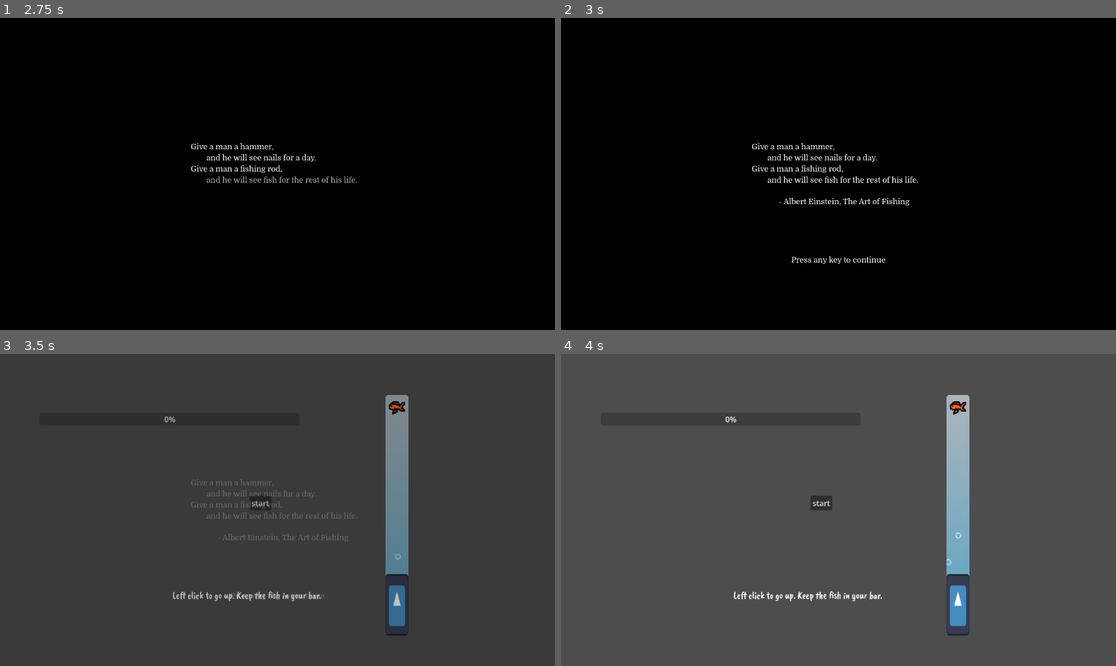
Above: before the commit, frames 1-4 (two rows, left to right).
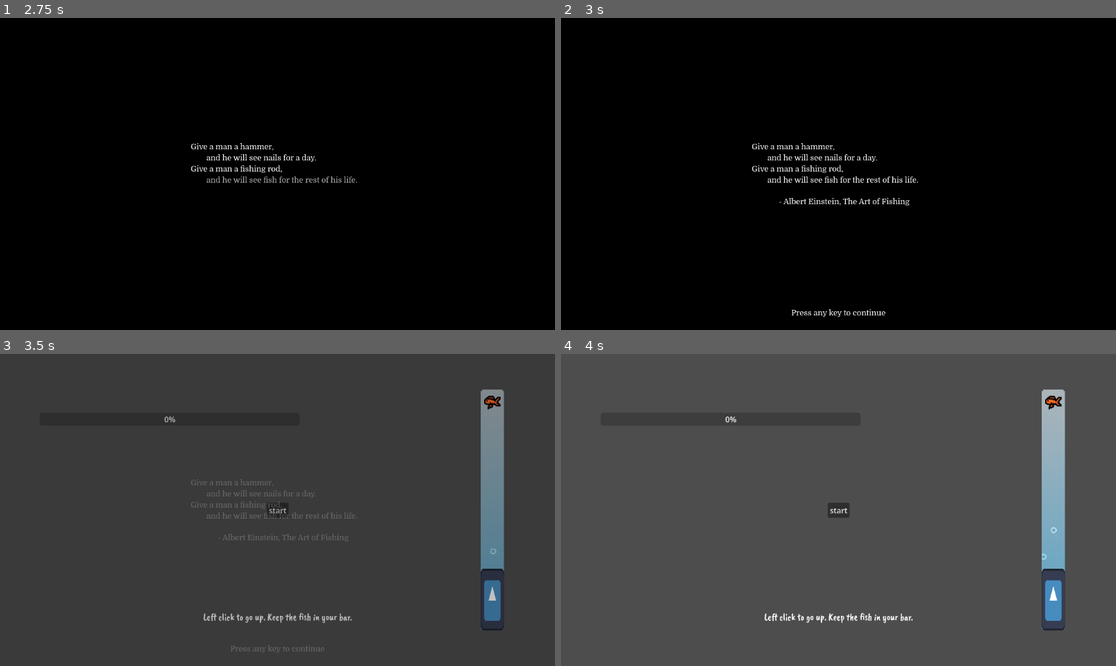
Above: after the commit, the same moments.

Repository: apia46/fish-game
Game: Godot game, scene res://game.tscn
The game is run twice, just before and just after one commit, with the same random seed, the same clock (stepped at 60 frames per second) and the same inputs. The engine's default icon, where the game draws it, is replaced by a stand-in: a white triangle on a blue panel in a dark square.
Inputs (mouse positions are in pixels of both pictures, inside the frame that each line leads up to):
- Up to frame 1 (2.75 s): click "start" at 0.5 s; click "start" at 1.25 s; click "start" at 2 s
- Up to frame 2 (3 s): tap Enter at 2.75 s; move the mouse to (960, 158) at 2.77 s; tap Space at 2.85 s; click (960, 158) at 2.92 s
- Up to frame 3 (3.5 s): tap Space at 3.02, 3.32 s
- Up to frame 4 (4 s): tap Enter at 3.5 s; move the mouse to (727, 525) at 3.52 s; tap Space at 3.6, 3.77 s; click (727, 525) at 3.67 s

Frame 1 is identical in both runs. In frame 2, 0.3% of the frame differs, in the area x 41-59%, y 76-96%; in frame 3, 6.4%; in frame 4, 6.7%, in the area x 31-91%, y 11-91%.

Commit message:
better tutorialing

Diff:
--- a/game.gd
+++ b/game.gd
@@ -4,6 +4,7 @@
 @onready var progress_bar:ProgressBar = %progressBar
 @onready var accuracy_label:Label = %accuracyLabel
 @onready var tutorial:Label = %tutorial
+@onready var win_text:Label = %winText
 
 func _ready() -> void:
 	%bar.player.position.y = %bar.size.y - %bar.player.half_height()
--- a/game.tscn
+++ b/game.tscn
@@ -16,11 +16,18 @@
 
 [node name="bar" parent="." unique_id=418979998 instance=ExtResource("1_80nbo")]
 unique_name_in_owner = true
-layout_mode = 0
-offset_left = 800.0
-offset_top = 85.0
-offset_right = 848.0
-offset_bottom = 585.0
+layout_mode = 1
+anchors_preset = 6
+anchor_left = 1.0
+anchor_top = 0.5
+anchor_right = 1.0
+anchor_bottom = 0.5
+offset_left = -154.0
+offset_top = -250.0
+offset_right = -106.0
+offset_bottom = 250.0
+grow_horizontal = 0
+grow_vertical = 2
 
 [node name="progressBar" type="ProgressBar" parent="." unique_id=384789264]
 unique_name_in_owner = true
@@ -42,35 +49,68 @@
 
 [node name="startButton" type="Button" parent="." unique_id=1953275521]
 unique_name_in_owner = true
-layout_mode = 0
-offset_left = 518.0
-offset_top = 294.0
-offset_right = 563.0
-offset_bottom = 325.0
+layout_mode = 1
+anchors_preset = 8
+anchor_left = 0.5
+anchor_top = 0.5
+anchor_right = 0.5
+anchor_bottom = 0.5
+offset_left = -22.5
+offset_top = -15.5
+offset_right = 22.5
+offset_bottom = 15.5
+grow_horizontal = 2
+grow_vertical = 2
 text = "start"
 
-[node name="Label" type="Label" parent="." unique_id=1968094454]
-layout_mode = 0
-offset_left = 358.0
-offset_top = 488.0
-offset_right = 697.0
-offset_bottom = 511.0
+[node name="winText" type="Label" parent="." unique_id=1411195240]
+unique_name_in_owner = true
+visible = false
+layout_mode = 1
+anchors_preset = 8
+anchor_left = 0.5
+anchor_top = 0.5
+anchor_right = 0.5
+anchor_bottom = 0.5
+offset_left = -29.0
+offset_top = 23.0
+offset_right = 30.0
+offset_bottom = 49.0
+grow_horizontal = 2
+grow_vertical = 2
+theme_override_fonts/font = ExtResource("3_feb5d")
+theme_override_font_sizes/font_size = 20
+text = "You win!"
+
+[node name="VBoxContainer" type="VBoxContainer" parent="." unique_id=106129315]
+layout_mode = 1
+anchors_preset = 7
+anchor_left = 0.5
+anchor_top = 1.0
+anchor_right = 0.5
+anchor_bottom = 1.0
+offset_left = -154.5
+offset_top = -122.0
+offset_right = 154.5
+offset_bottom = -82.0
+grow_horizontal = 2
+grow_vertical = 0
+alignment = 1
+
+[node name="Label" type="Label" parent="VBoxContainer" unique_id=1968094454]
+layout_mode = 2
 theme_override_fonts/font = ExtResource("3_feb5d")
 theme_override_font_sizes/font_size = 20
 text = "Left click to go up. Keep the fish in your bar."
 
-[node name="tutorial" type="Label" parent="." unique_id=1207708090]
+[node name="tutorial" type="Label" parent="VBoxContainer" unique_id=1207708090]
 unique_name_in_owner = true
 visible = false
-layout_mode = 0
-offset_left = 361.0
-offset_top = 527.0
-offset_right = 700.0
-offset_bottom = 553.0
+layout_mode = 2
 theme_override_fonts/font = ExtResource("3_feb5d")
 theme_override_font_sizes/font_size = 20
-text = "Press space to dash, reversing your momentum.
-Dashing also increases progress slightly."
+text = "The fish is about to dash in the opposite direction.
+Press space to reverse your momentum."
 
 [node name="intro" parent="." unique_id=638270773 instance=ExtResource("4_fc0e3")]
 visible = false
--- a/intro.tscn
+++ b/intro.tscn
@@ -70,10 +70,10 @@
 anchor_top = 1.0
 anchor_right = 0.5
 anchor_bottom = 1.0
-offset_left = -35.5
-offset_top = -155.0
-offset_right = 35.5
-offset_bottom = -132.0
+offset_left = -98.0
+offset_top = -45.0
+offset_right = 98.0
+offset_bottom = -22.0
 grow_horizontal = 2
 grow_vertical = 0
 theme_override_fonts/font = ExtResource("1_s2ta7")
--- a/player.gd
+++ b/player.gd
@@ -40,4 +40,5 @@
 		match event.keycode:
 			KEY_SPACE:
 				velocity.y *= -0.8 # dash attack
-				if bar.fish.collision in %collision.get_overlapping_areas(): bar.fish.bonus_progress += 0.2
+				if bar.fish is TutorialFish and bar.fish.dash_tutorialing: bar.fish.dash_tutorial_finish()
+				if bar.fish.collision in %collision.get_overlapping_areas(): bar.fish.progress += 0.005
--- a/scripts/Fish.gd
+++ b/scripts/Fish.gd
@@ -20,6 +20,7 @@
 var time_hooked:float = 0
 var bonus_progress:float = 0
 var phase:int = 0
+var progress:float = 0
 
 var active:bool = false
 
@@ -31,9 +32,11 @@
 		time += delta
 		if touching_player():
 			time_hooked += delta
+			progress += delta / 40
 		else:
 			time_unhooked += delta
-	var progress:float = clamp((time_hooked - time_unhooked + bonus_progress) / 60, self.PHASES[phase], 1)
+			progress -= delta / 40
+	progress = clamp(progress, self.PHASES[phase], 1)
 	game.progress_bar.value = progress
 	if progress >= 1: win()
 	elif progress > self.PHASES[phase+1]:
--- a/scripts/TutorialFish.gd
+++ b/scripts/TutorialFish.gd
@@ -6,6 +6,9 @@
 
 const HALF_HEIGHT:float = 16
 const PHASES:Array[float] = [0, 0.5, 1]
+
+var dash_tutorialed:bool = false
+var dash_tutorialing:bool = false
 
 func start() -> void:
 	modulate.a = 0.5
@@ -19,10 +22,11 @@
 func phase_increased() -> void:
 	if phase == 1:
 		create_looping_timer(STATE_NONE, 0.5, func() -> void:
-			if randf() < 0.2 and velocity.length_squared() > 2000 and velocity.length_squared() < 10000 and !has_state(STATE_DASH):
+			if randf() < 0.2 and velocity.length_squared() > 2000 and velocity.length_squared() < 10000 and !has_state(STATE_DASH)\
+				and Rect2(Vector2(0,HALF_HEIGHT), bar.size-Vector2(0, HALF_HEIGHT)).has_point(sign(velocity)*-100+position):
+				if !dash_tutorialed: dash_tutorial()
 				dash()
 		)
-		game.tutorial.visible = true
 		texture = preload("res://assets/tutorial_fish_2.png")
 
 func target() -> void:
@@ -39,7 +43,7 @@
 	return distance_squared > 10000
 
 func targetting_speed() -> float:
-	return 0.7 if phase >= 1 else 0.4
+	return 0.6 if phase >= 1 else 0.3
 
 func dash() -> void:
 	cancel_timers(STATE_TARGET)
@@ -53,4 +57,20 @@
 		velocity -= sign(velocity) * delta * 100
 
 func win() -> void:
-	pass
+	var tween:Tween = get_tree().create_tween().set_ignore_time_scale()
+	tween.tween_property(Engine, ^"time_scale", 0, 0.3)
+	tween.tween_callback(func(): game.win_text.visible = true)
+
+func dash_tutorial() -> void:
+	dash_tutorialing = true
+	dash_tutorialed = true
+	var tween:Tween = get_tree().create_tween().set_ignore_time_scale()
+	tween.tween_property(Engine, ^"time_scale", 0, 0.3)
+	tween.tween_interval(0.5)
+	tween.tween_callback(func(): game.tutorial.visible = true)
+
+func dash_tutorial_finish() -> void:
+	dash_tutorialing = false
+	var tween:Tween = get_tree().create_tween().set_ignore_time_scale()
+	tween.tween_property(Engine, ^"time_scale", 1, 0.3)
+	tween.tween_callback(func(): game.tutorial.text = "Press space to reverse your momentum.")
Not shown, added: export_presets.cfg
